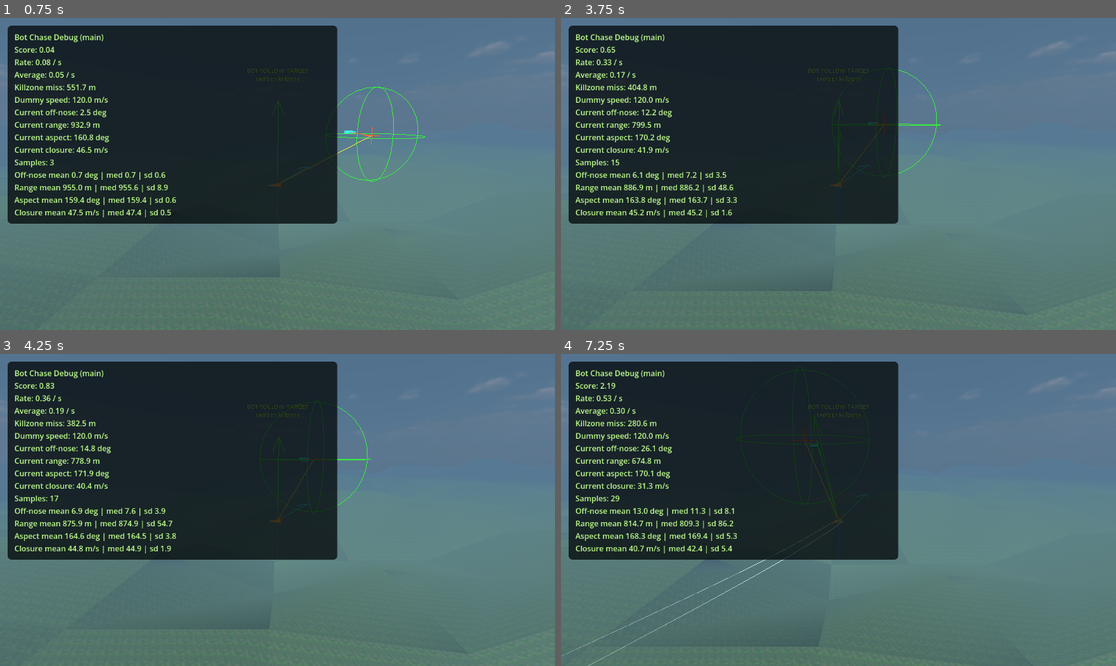
Above: before the commit, frames 1-4 (two rows, left to right).
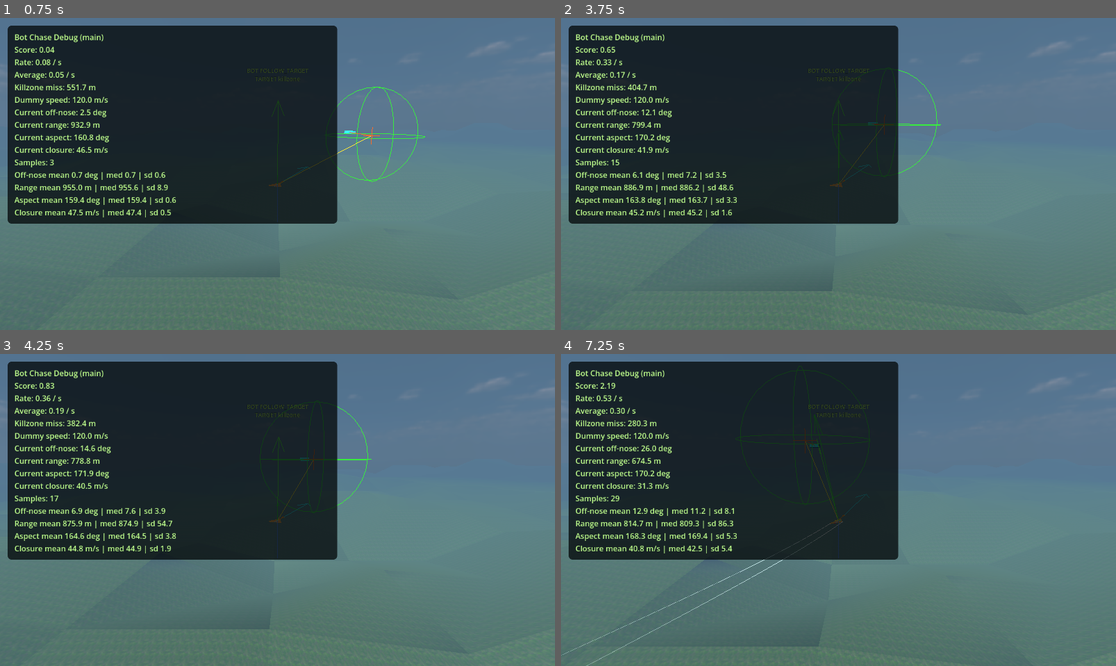
Above: after the commit, the same moments.

Repository: IzalithSky/merlin
Game: Godot game, scene res://scenes/bot_chase_debug.tscn
The game is run twice, just before and just after one commit, with the same random seed, the same clock (stepped at 60 frames per second) and the same inputs. This scene is started directly instead of the project's main scene.
Inputs (mouse positions are in pixels of both pictures, inside the frame that each line leads up to):
- Up to frame 1 (0.75 s): tap Enter at 0.5 s; move the mouse to (271, 180) at 0.52 s; hold W from 0.53 s (still down); hold Q from 0.53 s (still down); click (271, 180) at 0.67 s
- Up to frame 2 (3.75 s): tap Space at 0.77, 1.52, 3.02 s; move the mouse to (877, 177) at 1.27 s; release Q at 1.28 s; tap E at 1.35 s; move the mouse to (794, 170) at 2.02 s; hold Shift 2.03-2.78 s; move the mouse to (844, 174) at 2.77 s; release W at 2.78 s; hold A 2.78-3.53 s; tap Ctrl at 2.85 s; click (844, 174) at 2.92 s; move the mouse to (816, 167) at 3.52 s; hold W from 3.53 s (still down); hold R from 3.53 s (still down)
- Up to frame 3 (4.25 s): keep holding W; keep holding R; tap Space at 3.77 s
- Up to frame 4 (7.25 s): move the mouse to (866, 510) at 4.27 s; release R at 4.28 s; tap F at 4.35 s; tap Space at 4.52, 6.02, 6.77 s; move the mouse to (810, 510) at 5.02 s; hold Q 5.03-5.78 s; click (810, 510) at 5.17 s; move the mouse to (849, 503) at 5.77 s; release W at 5.78 s; hold D 5.78-6.53 s; tap E at 5.85 s; move the mouse to (832, 516) at 6.52 s; hold W from 6.53 s (still down); hold Shift from 6.53 s (still down)

Frame 1 is identical in both runs. In frame 2, 0.1% of the frame differs, in the area x 14-68%, y 16-53%; in frame 3, 0.1%; in frame 4, 0.5%, in the area x 0-56%, y 3-100%.

Commit message:
Roll wings level as the bot aligns, instead of holding bank
The bank-to-turn roll only scaled its roll *rate* toward zero as the nose closed
on the target (turn_ratio), so the bot coasted at whatever bank it had and kept
pulling, curving the nose past the target into a banked-pull slalom. It only
commanded wings level once within ~0.06 deg of dead ahead.

Blend the turn roll toward the wings-level target over the final approach
(TURN_ROLLOUT_ANGLE_RAD, 15 deg) so the lift vector comes upright as the pull
relaxes. Chase benchmark: score 47 -> 66 and median off-nose 39 -> 32 deg with no
spike penalty (sd 15.3 -> 16.4, max 76 -> 80). Larger rollout angles settle even
better but roll out of hard turns too early, so 15 deg is the conservative pick.

Co-Authored-By: Claude Opus 4.8 <noreply@anthropic.com>

Diff:
--- a/scripts/plane_bot_pilot.gd
+++ b/scripts/plane_bot_pilot.gd
@@ -47,6 +47,9 @@
 const TURN_MAX_DESIRED_PITCH_RATE := 1.4
 const TURN_MIN_PULL_ANGLE_RAD := 0.02
 const TURN_ANGLE_DEADBAND_RAD := PI / 180.0
+# Below this nose-to-target angle, blend the turn roll toward wings level so the
+# bot rolls out of its bank as it aligns instead of holding bank and overshooting.
+const TURN_ROLLOUT_ANGLE_RAD := PI / 12.0
 const CORRECTION_TURN_PITCH_DOWN_RATE := 0.47
 const CORRECTION_TURN_MIN_LATERAL_ANGLE_RAD := 0.08
 const CORRECTION_TURN_HYSTERESIS_RAD := 2.0 * PI / 180.0
@@ -942,7 +945,18 @@
 
 	var lift_vector_error := atan2(local_direction.x, local_direction.y)
 	var turn_ratio := clampf(turn_angle / TURN_FULL_PULL_ANGLE_RAD, 0.0, 1.0)
-	return _get_roll_input_for_error(lift_vector_error, LEVEL_TURN_ROLL_GAIN, turn_ratio)
+	var lift_vector_roll := _get_roll_input_for_error(lift_vector_error, LEVEL_TURN_ROLL_GAIN, turn_ratio)
+
+	# As the nose closes onto the target, roll out to wings level instead of holding
+	# the bank. Scaling only the roll rate (turn_ratio) toward zero makes the bot coast
+	# at its current bank while it keeps pulling, curving the nose past the target
+	# (slalom). Blend toward the wings-level target over the final approach so the lift
+	# vector comes upright as the pull relaxes.
+	var rollout := 1.0 - clampf(turn_angle / TURN_ROLLOUT_ANGLE_RAD, 0.0, 1.0)
+	if rollout <= 0.0:
+		return lift_vector_roll
+
+	return lerpf(lift_vector_roll, _get_wings_level_roll_target(), rollout)
 
 
 func _should_use_correction_turn(local_direction: Vector3, turn_angle: float) -> bool:
